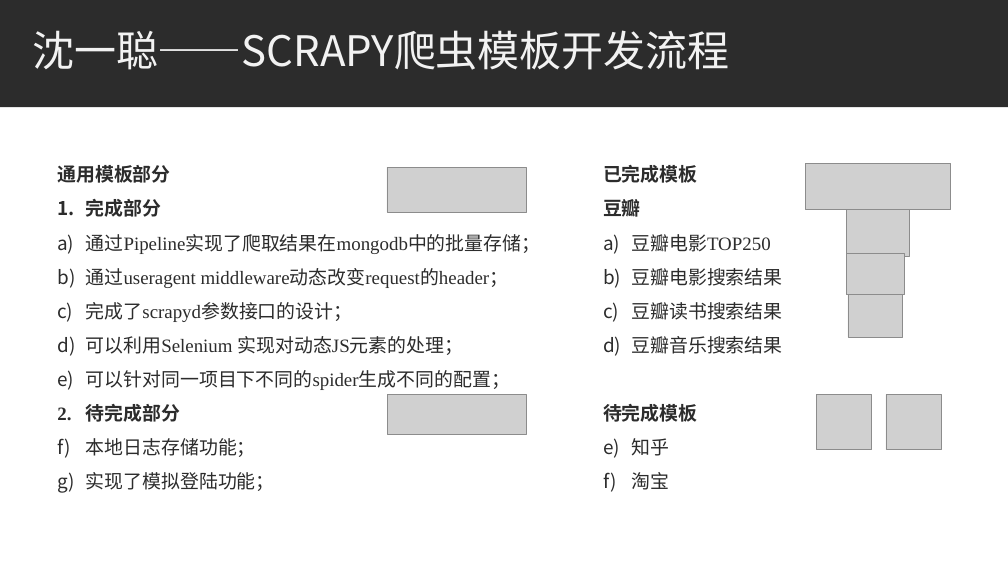
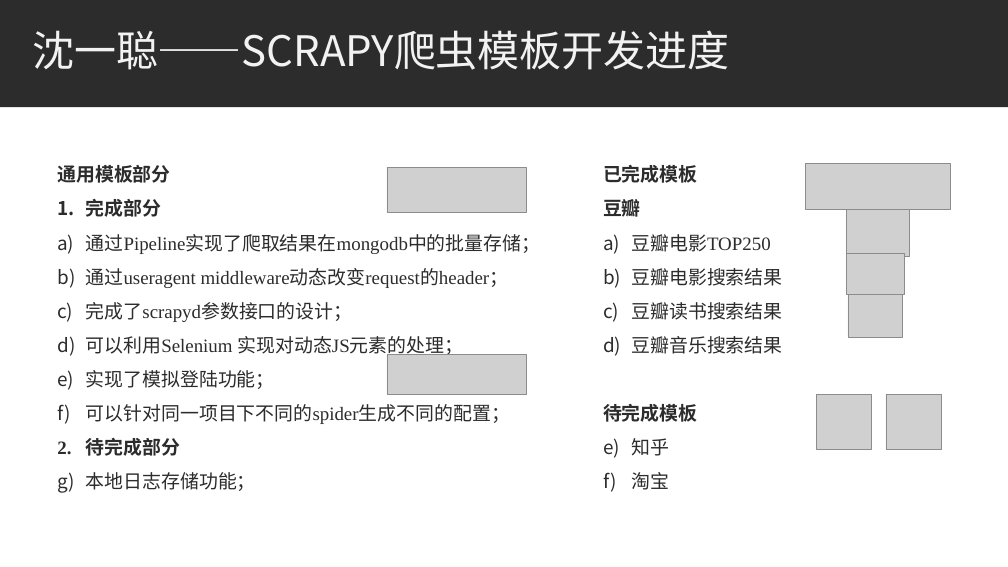
Before and after one commit to bhsei/20_H, a slide deck: slide 18 of 3.项目PPT/第11周_开发进展汇报.pptx. Drawn at 1008x567 pixels with LibreOffice and Linux fonts; fonts in the diff are those of the drawing; grey boxes stand for pictures. Boxes give left, top, right and bottom in pixels: in the first picture for what was removed or moved away, otherwise in the second. Text is boxed around its words. In the diff, an @@ line names an element or a change of style, - is before the commit and + after.

```diff
--- a/3.项目PPT/第11周_开发进展汇报.pptx
+++ b/3.项目PPT/第11周_开发进展汇报.pptx
@@ title at <box>32,30,730,70</box>: text changed @@
-沈一聪——SCRAPY爬虫模板开发流程
+沈一聪——SCRAPY爬虫模板开发进度
@@ picture: place and size @@
-picture at <box>387,395,526,435</box>
+picture at <box>387,355,526,395</box>
@@ text at <box>86,370,275,389</box>: paragraph added @@
+f) 实现了模拟登陆功能；
@@ text at <box>86,472,275,491</box>: paragraph removed @@
-b) 实现了模拟登陆功能；
```
Also in this commit, not shown: 2 other slides changed, 1 other file.
